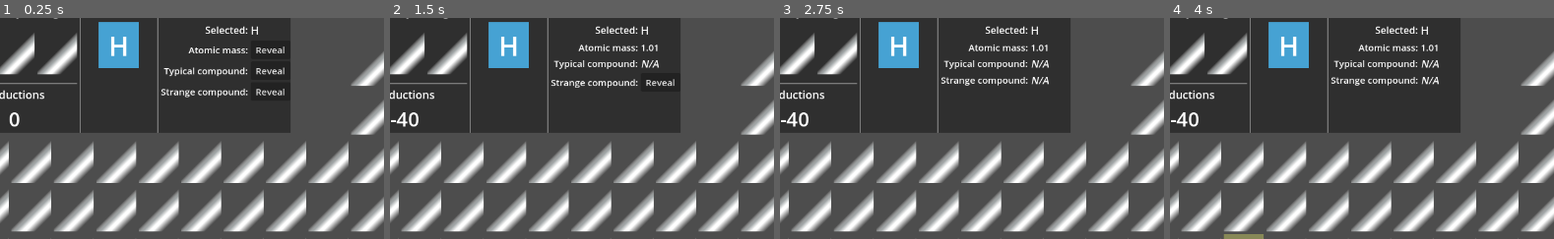
Above: before the commit, frames 1-4 (left to right).
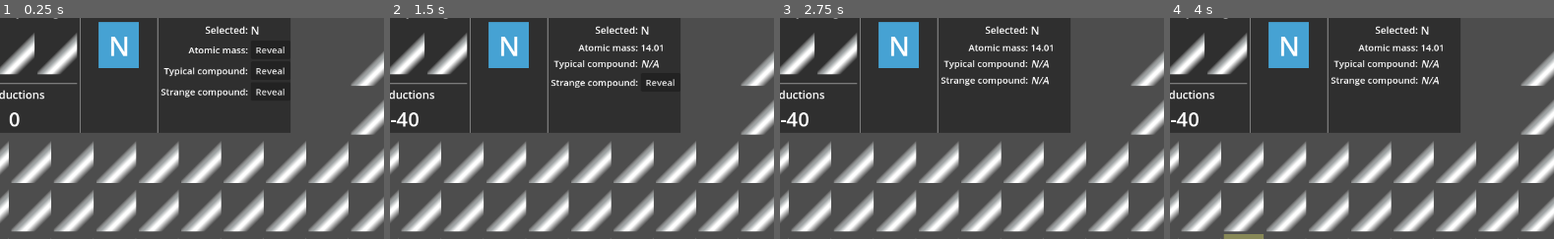
Above: after the commit, the same moments.

Repository: nicemicro/periodic-quiz
Game: Godot game, scene res://p_table/match_game.tscn
Same seed, same stepped clock (60 frames per second), same inputs: the game is played once before the commit and once after it. This scene is started directly instead of the project's main scene.
Inputs (mouse positions are % of the whole screen's width and height, from its top left):
- Up to frame 1 (0.25 s): no input
- Up to frame 2 (1.5 s): click "Reveal" at 0.5 s; click "Reveal" at 1.25 s
- Up to frame 3 (2.75 s): click "Reveal" at 2 s
- Up to frame 4 (4 s): tap Enter at 2.75 s; move the mouse to (36, 12) at 2.77 s; click (36, 12) at 2.92 s; tap Space at 3.5 s; move the mouse to (31, 55) at 3.52 s; click (31, 55) at 3.67 s
The pictures show only the part of the screen within x 21-71%, y 6-56%; the shares and areas given below are measured in that part.

The runs differ from the first frame. In frame 1, 0.2% of the frame differs, in the area x 29-68%, y 3-18%; in frame 2, 0.3%, in the area x 29-72%, y 3-18%; in frame 3, 0.3%; in frame 4, 0.3%.

Commit message:
added a tool script to be able to see the actual element symbols

Diff:
--- a/src/p_table/all_elements.gd
+++ b/src/p_table/all_elements.gd
@@ -1,3 +1,4 @@
+@tool
 extends GridContainer
 
 var elementList: Dictionary = {}
--- a/src/p_table/all_elements.tscn
+++ b/src/p_table/all_elements.tscn
@@ -16,6 +16,7 @@
 
 [node name="H" parent="." instance=ExtResource("1_rggk7")]
 layout_mode = 2
+tooltip_text = "Atomic mass: 1.01"
 _symbol = "H"
 _relativeAtomicMass = 1.01
 
@@ -24,40 +25,54 @@
 
 [node name="Li" parent="." instance=ExtResource("1_rggk7")]
 layout_mode = 2
+tooltip_text = "Atomic mass: 6.94"
 _symbol = "Li"
 _relativeAtomicMass = 6.94
 
 [node name="Be" parent="." instance=ExtResource("1_rggk7")]
 layout_mode = 2
+tooltip_text = "Atomic mass: 9.01"
 _symbol = "Be"
 _relativeAtomicMass = 9.01
 
 [node name="B" parent="." instance=ExtResource("1_rggk7")]
 layout_mode = 2
+tooltip_text = "Atomic mass: 10.81"
 _symbol = "B"
 _relativeAtomicMass = 10.81
 
 [node name="C" parent="." instance=ExtResource("1_rggk7")]
 layout_mode = 2
+tooltip_text = "Atomic mass: 12.01"
 _symbol = "C"
 _relativeAtomicMass = 12.01
 
 [node name="N" parent="." instance=ExtResource("1_rggk7")]
 layout_mode = 2
+tooltip_text = "Atomic mass: 14.01"
 _symbol = "N"
 _relativeAtomicMass = 14.01
 
 [node name="O" parent="." instance=ExtResource("1_rggk7")]
 layout_mode = 2
+tooltip_text = "Atomic mass: 16.00"
 _symbol = "O"
 _relativeAtomicMass = 16.0
 
 [node name="F" parent="." instance=ExtResource("1_rggk7")]
 layout_mode = 2
+tooltip_text = "Atomic mass: 19.00"
 _symbol = "F"
 _relativeAtomicMass = 19.0
 
 [node name="Ne" parent="." instance=ExtResource("1_rggk7")]
 layout_mode = 2
+tooltip_text = "Atomic mass: 20.18"
 _symbol = "Ne"
 _relativeAtomicMass = 20.18
+
+[node name="Na" parent="." instance=ExtResource("1_rggk7")]
+layout_mode = 2
+tooltip_text = "Atomic mass: 22.99"
+_symbol = "Na"
+_relativeAtomicMass = 22.99
--- a/src/p_table/element.gd
+++ b/src/p_table/element.gd
@@ -1,7 +1,16 @@
+@tool
 extends CenterContainer
 
-@export var _symbol: String = "He"
-@export var _relativeAtomicMass: float = 4.00
+@export var _symbol: String = "He":
+	set(newSymbol):
+		_symbol = newSymbol
+		if symbolLabel == null:
+			return
+		symbolLabel.text = _symbol
+@export var _relativeAtomicMass: float = 4.00:
+	set(newData):
+		_relativeAtomicMass = newData
+		tooltip_text = "Atomic mass: " + "%.2f" % _relativeAtomicMass
 
 var _elementLoc: int = -1
 
